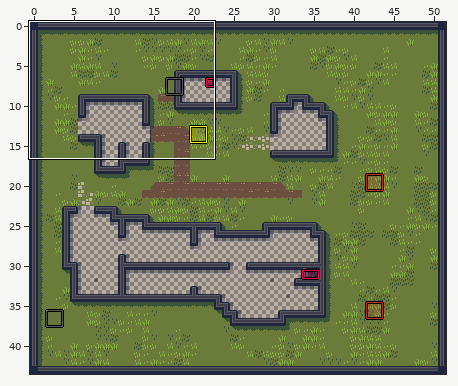
LDtk project -- assets/sample.ldtk. Above: a wide view before the commit, with the close-up outlined.
Close-up. Old version:
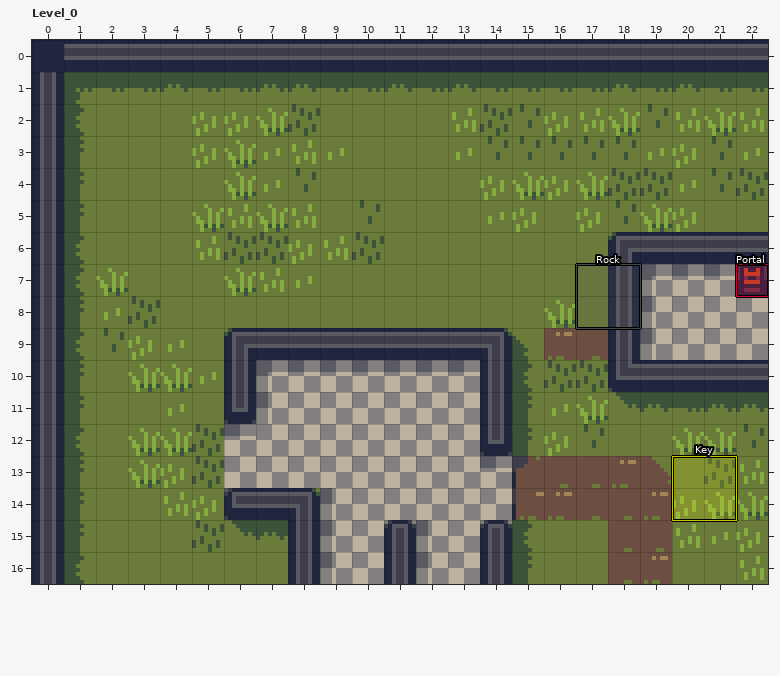
Cells are 8x8 px. Shown: Level_0 x 0..22, y 0..16. The commit also changed other parts of the map, which this record leaves out.
After the commit:
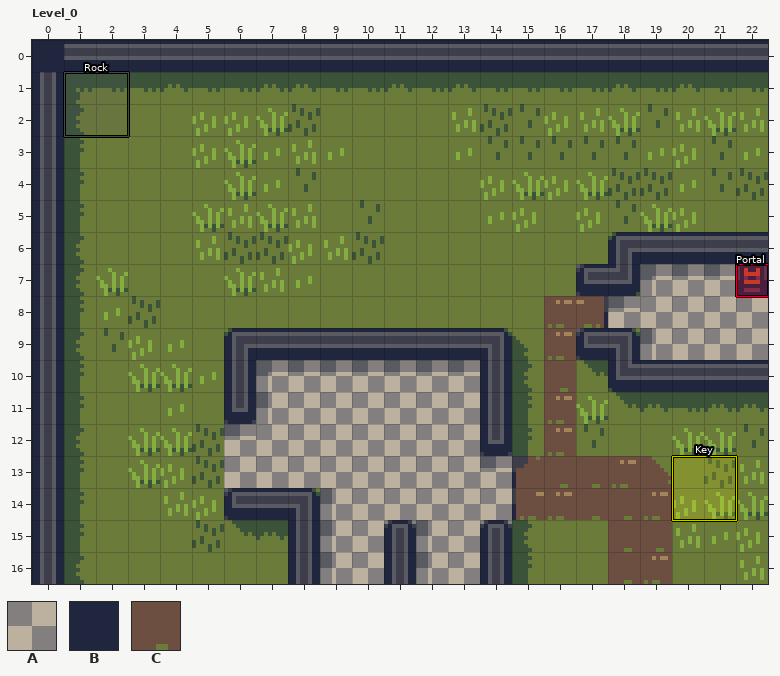
Key: from "Main": A 1 "floor", B 2 "wall", C 3 "dirt_path".
_ is an empty cell, . an unchanged one.
Objects are placed by their top-left corner, in cells (3,4 is the top-left corner of cell 3,4); size is 1x1 cell unless given.
From old to new:
--- layer "Main"
@@ x 16..18 @@
- 7 ._.
- 8 __B
- 9 .C.
-10 _..
-11 _..
-12 _..
+ 7 .B.
+ 8 CCA
+ 9 .B.
+10 C..
+11 C..
+12 C..
--- layer "Entities"
-"Rock" rectangle at 17,7 size 2x2
+"Rock" rectangle at 1,1 size 2x2
